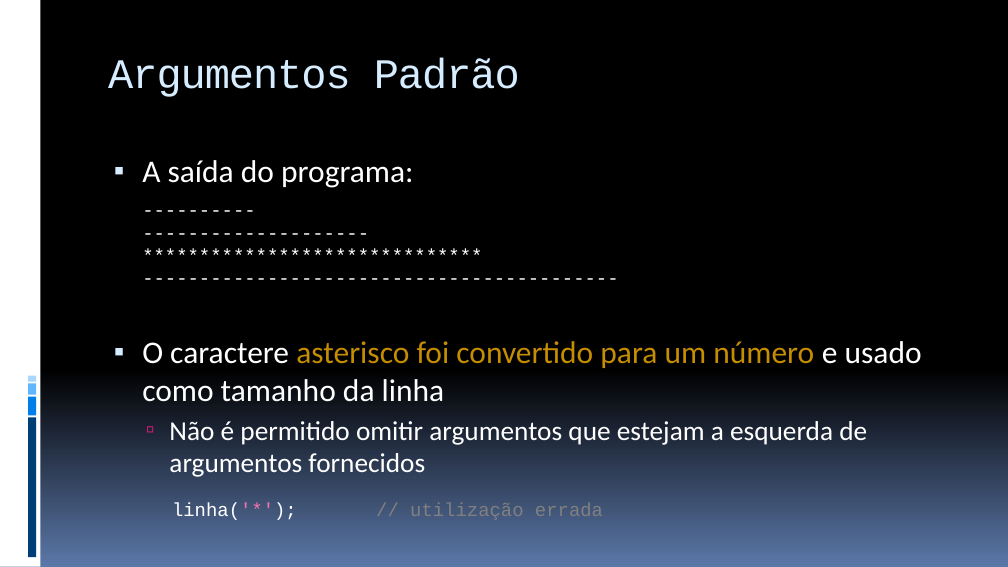
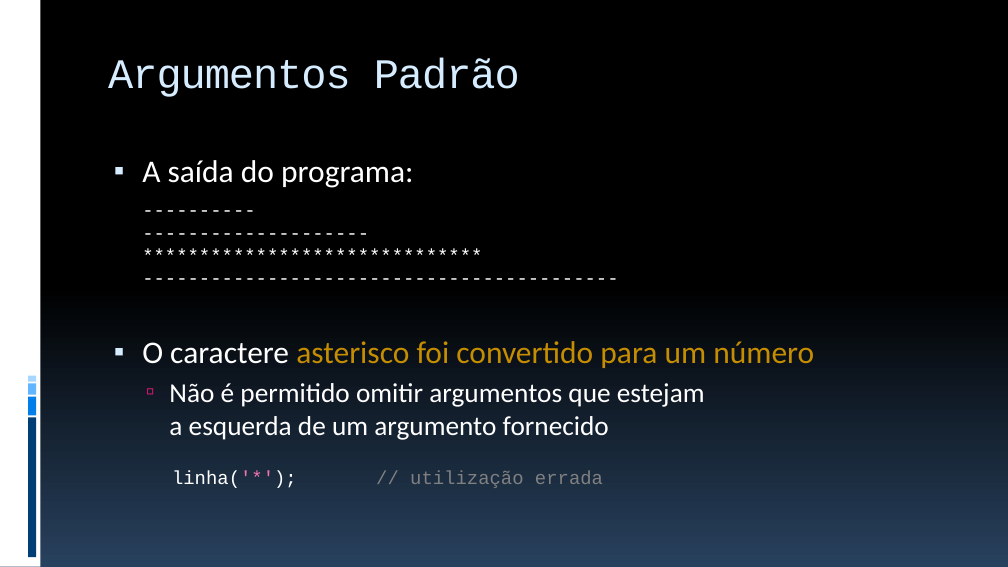
Before and after one commit to JudsonSS/ProgComp, a slide deck: slide 8 of Slides/29. Templates e Sobrecarga de Funções.pptx (slide 7 before the commit). Drawn at 1008x567 pixels with LibreOffice and Linux fonts; fonts in the diff are those of the drawing. Boxes give left, top, right and bottom in pixels: in the first picture for what was removed or moved away, otherwise in the second. Text is boxed around its words. In the diff, an @@ line names an element or a change of style, - is before the commit and + after.

```diff
--- a/Slides/29. Templates e Sobrecarga de Funções.pptx
+++ b/Slides/29. Templates e Sobrecarga de Funções.pptx
@@ background gradient #000000 to #5B77A8 to gradient #000000 to #28415E @@
@@ text at [142,341,814,440]: text changed @@
-▪ O caractere asterisco foi convertido para um número e usado como tamanho da linha
-  ▫ Não é permitido omitir argumentos que estejam a esquerda de argumentos fornecidos
+▪ O caractere asterisco foi convertido para um número
+  ▫ Não é permitido omitir argumentos que estejam
+    a esquerda de um argumento fornecido
@@ text "linha('*'); // utilização errada": place and size @@
-text "linha('*'); // utilização errada" at [172,502,603,520]
+text "linha('*'); // utilização errada" at [172,471,603,488]
```
Also in this commit, not shown: 22 other slides changed, 1 slide added, 5 other files.
